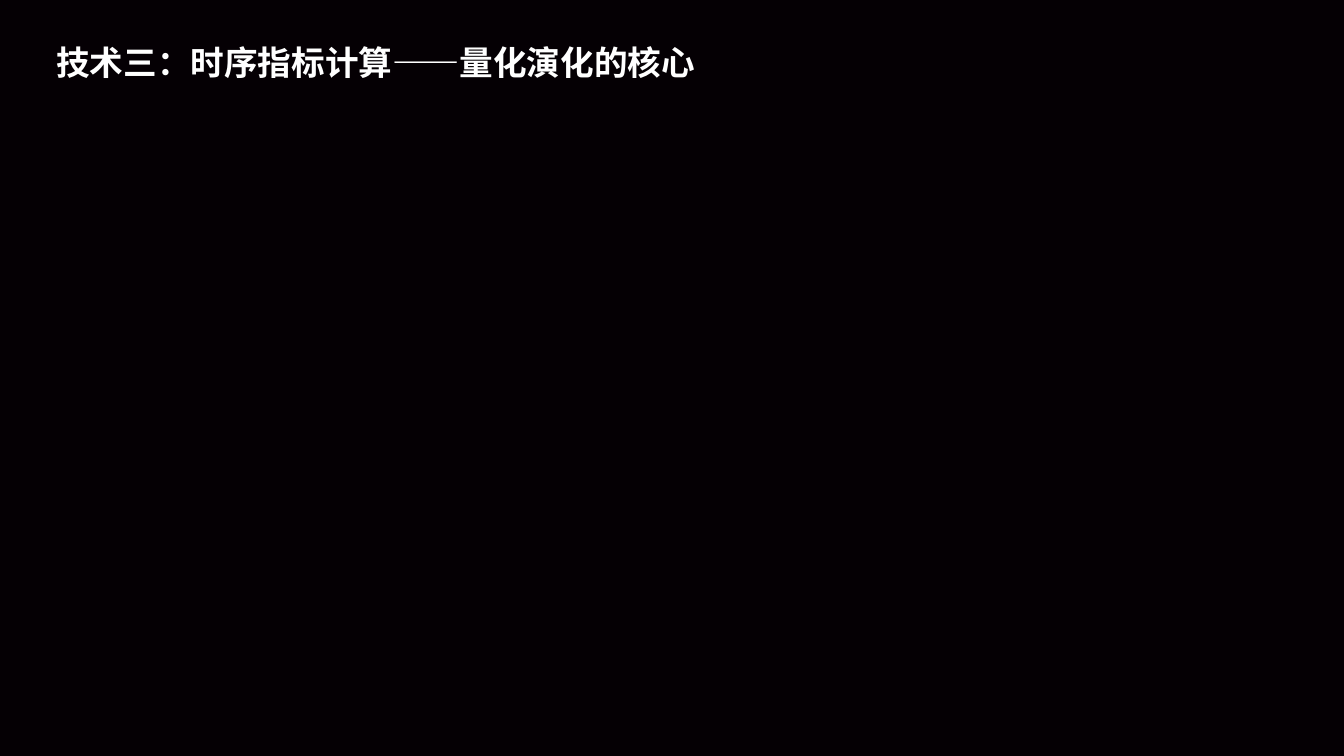
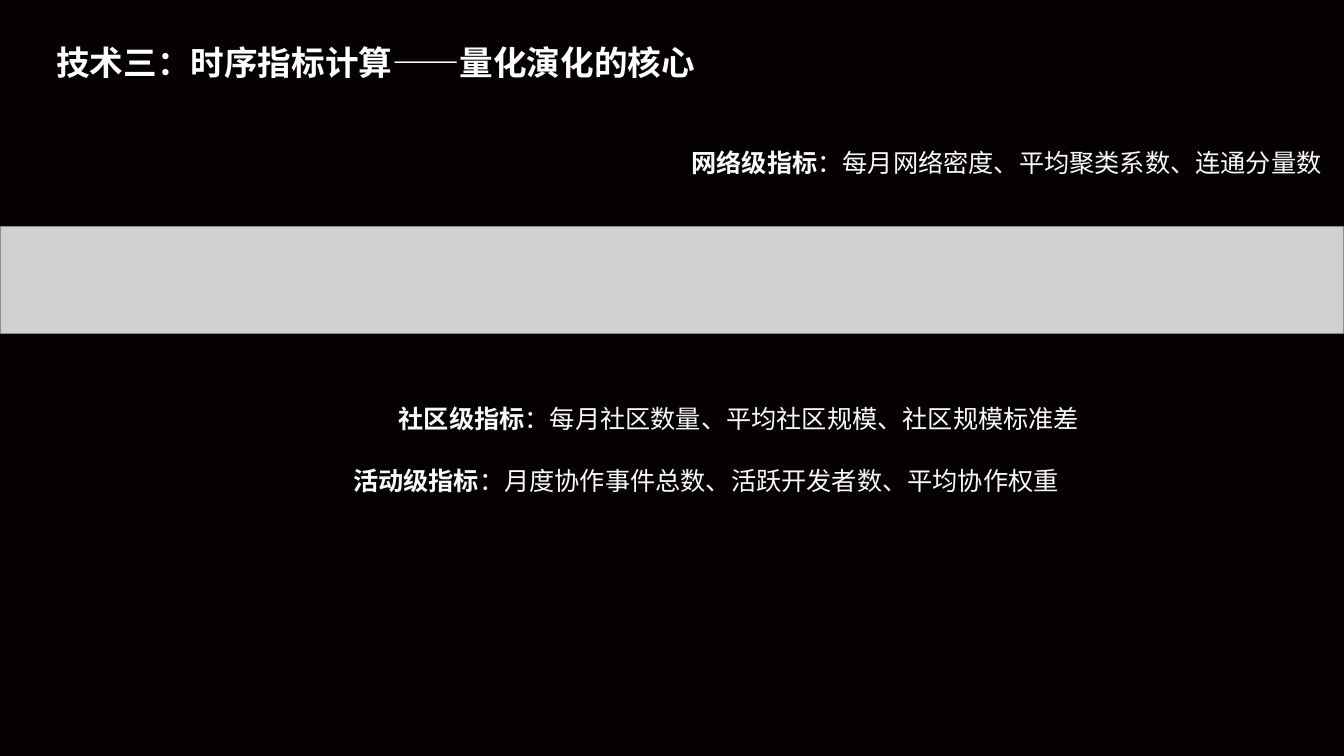
Before and after one commit to perrrseus/OpenSaga, a slide deck: slide 16 of ppt/OpenSaga.pptx. Drawn at 1344x756 pixels with LibreOffice and Linux fonts; fonts in the diff are those of the drawing; grey boxes stand for pictures. Boxes give left, top, right and bottom in pixels: in the first picture for what was removed or moved away, otherwise in the second. Text is boxed around its words. In the diff, an @@ line names an element or a change of style, - is before the commit and + after.

Commit message:
社区演化：社区、活动级指标新增

```diff
--- a/ppt/OpenSaga.pptx
+++ b/ppt/OpenSaga.pptx
@@ text added at (692,150,1322,175), 18 pt, text #F9FAFB @@
+网络级指标：每月网络密度、平均聚类系数、连通分量数
@@ picture added at (0,227,1344,334) @@
@@ text added at (399,406,1079,431), 18 pt, text #F9FAFB @@
+社区级指标：每月社区数量、平均社区规模、社区规模标准差
@@ text added at (353,468,1059,493), 18 pt, text #F9FAFB @@
+活动级指标：月度协作事件总数、活跃开发者数、平均协作权重
```
Also in this commit, not shown: 3 other files.
